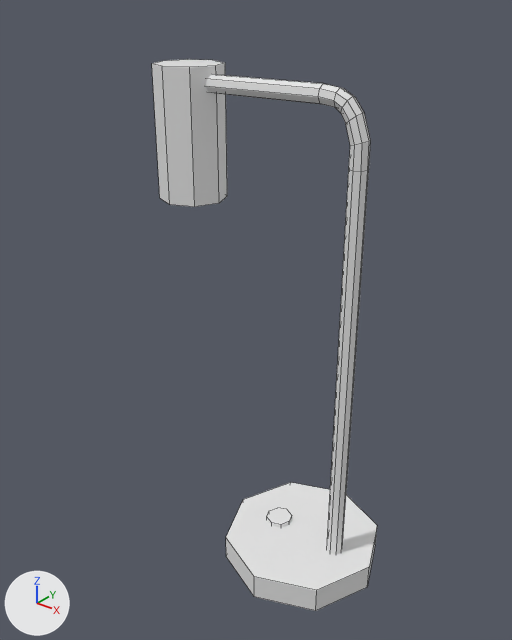
The Blender file Paint the Town v1/Assets/Models/desk lamp.blend: old version first, new version second.
Camera for both pictures: a 50 mm camera at (5.99, -8.94, 6.19) aimed at (-1.15, -0.01, 0.66). Every picture has the same lights, and +X, +Y and +Z are marked at lower left. Mesh edges are drawn as thin lines.
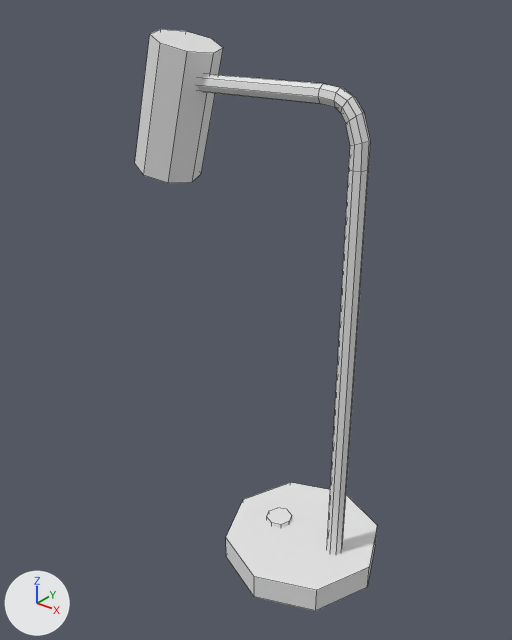
Diff of the bpy script that builds the scene:
```diff
--- a/Paint the Town v1/Assets/Models/desk lamp.blend.py
+++ b/Paint the Town v1/Assets/Models/desk lamp.blend.py
@@ me_cylinder_005 @@
 me_cylinder_005.from_pydata(...)  # 120 vertices, 96 faces; spans x -10.4..8.3, y -6.0..6.0, z -2.2..48.6
 # used by ob_cylinder_003; location = (-0.57, 0.0, -3.69); scale = (0.25, 0.25, 0.177)
-me_cylinder_005.vertices[16].co = (-8.0, 2.4, 35.9)
-me_cylinder_005.vertices[17].co = (-8.0, 2.4, 48.6)  # pixel (212, 60)
-me_cylinder_005.vertices[18].co = (-6.4, 1.7, 35.9)  # pixel (227, 195)
-me_cylinder_005.vertices[19].co = (-6.4, 1.7, 48.6)  # pixel (225, 62)
-me_cylinder_005.vertices[20].co = (-5.6, 0.0, 35.9)  # pixel (219, 203)
-me_cylinder_005.vertices[21].co = (-5.6, 0.0, 48.6)  # pixel (215, 65)
-me_cylinder_005.vertices[22].co = (-6.4, -1.7, 35.9)  # pixel (194, 206)
-me_cylinder_005.vertices[23].co = (-6.4, -1.7, 48.6)  # pixel (189, 67)
-me_cylinder_005.vertices[24].co = (-8.0, -2.4, 35.9)  # pixel (169, 204)
-me_cylinder_005.vertices[25].co = (-8.0, -2.4, 48.6)  # pixel (162, 66)
-me_cylinder_005.vertices[26].co = (-9.7, -1.7, 35.9)  # pixel (159, 198)
-me_cylinder_005.vertices[27].co = (-9.7, -1.7, 48.6)  # pixel (151, 63)
-me_cylinder_005.vertices[28].co = (-10.4, 0.0, 35.9)
-me_cylinder_005.vertices[29].co = (-10.4, 0.0, 48.6)  # pixel (162, 60)
-me_cylinder_005.vertices[30].co = (-9.7, 1.7, 35.9)
-me_cylinder_005.vertices[31].co = (-9.7, 1.7, 48.6)  # pixel (187, 59)
+# me_cylinder_005 part 1
+me_cylinder_005.vertices[16].co = (-10.5, 2.4, 38.2)
+me_cylinder_005.vertices[17].co = (-8.1, 2.4, 50.5)  # pixel (211, 38)
+me_cylinder_005.vertices[18].co = (-8.8, 1.7, 37.6)  # pixel (201, 173)
+me_cylinder_005.vertices[19].co = (-6.5, 1.7, 49.9)  # pixel (223, 47)
+me_cylinder_005.vertices[20].co = (-8.2, 0.0, 37.3)  # pixel (192, 182)
+me_cylinder_005.vertices[21].co = (-5.8, 0.0, 49.6)  # pixel (213, 53)
+me_cylinder_005.vertices[22].co = (-8.8, -1.7, 37.6)  # pixel (168, 183)
+me_cylinder_005.vertices[23].co = (-6.5, -1.7, 49.9)  # pixel (187, 51)
+me_cylinder_005.vertices[24].co = (-10.5, -2.4, 38.2)  # pixel (143, 175)
+me_cylinder_005.vertices[25].co = (-8.1, -2.4, 50.5)  # pixel (160, 43)
+me_cylinder_005.vertices[26].co = (-12.1, -1.7, 38.8)  # pixel (134, 163)
+me_cylinder_005.vertices[27].co = (-9.8, -1.7, 51.1)  # pixel (149, 34)
+me_cylinder_005.vertices[28].co = (-12.8, 0.0, 39.1)
+me_cylinder_005.vertices[29].co = (-10.5, 0.0, 51.4)  # pixel (160, 29)
+me_cylinder_005.vertices[30].co = (-12.1, 1.7, 38.8)
+me_cylinder_005.vertices[31].co = (-9.8, 1.7, 51.1)  # pixel (186, 31)
```

What differs and where, as boxes [x1, y1, x2, y2] in the pictures (512 x 640 px; the box of a moved part takes in the faces that stretch with it):
'Cylinder.003', reshaped (8% wider)
    before: [152, 59, 377, 611]
    after: [135, 29, 377, 611]
part 1 of me_cylinder_005, moved or reshaped
    before: [152, 59, 227, 207]
    after: [135, 29, 223, 183]
